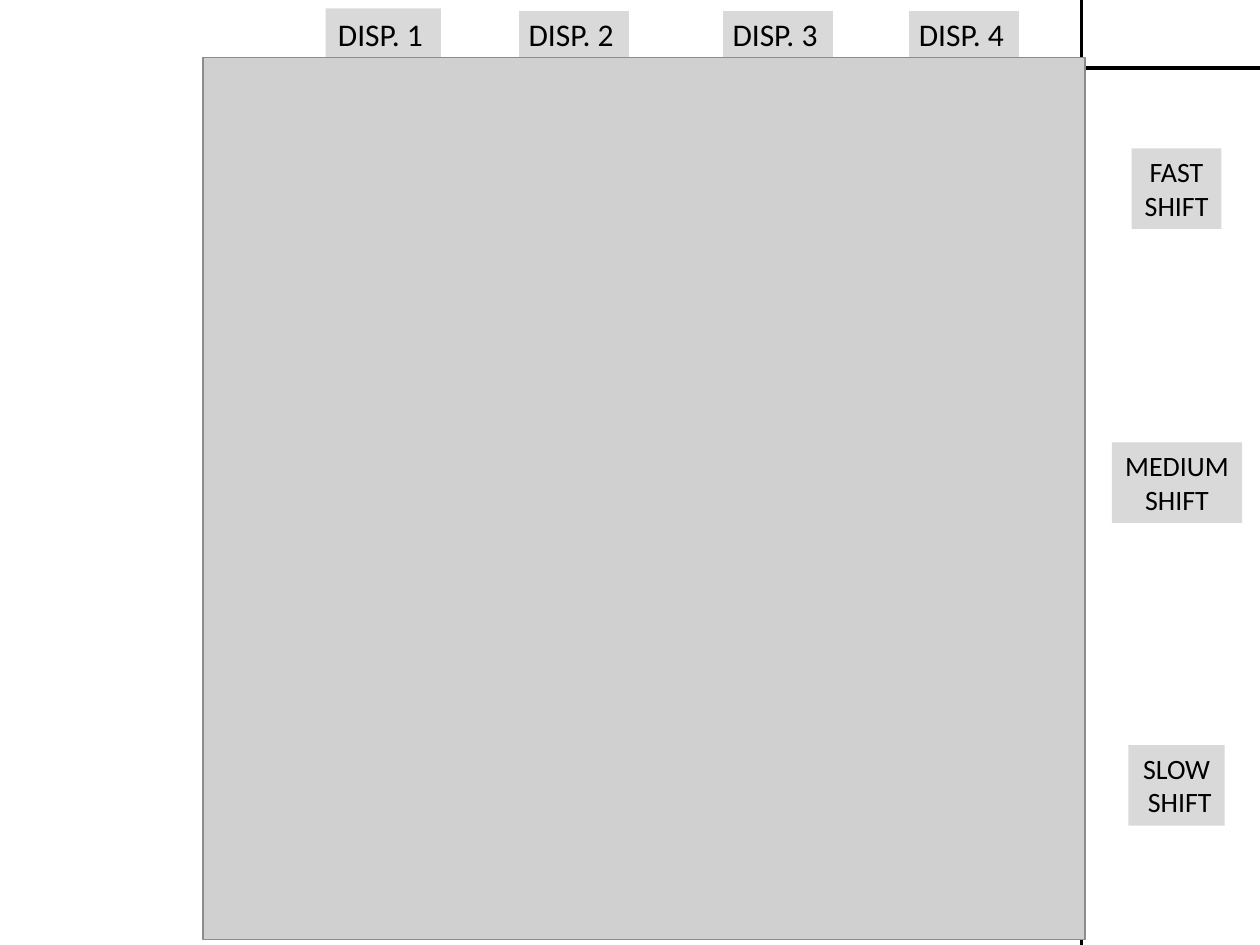
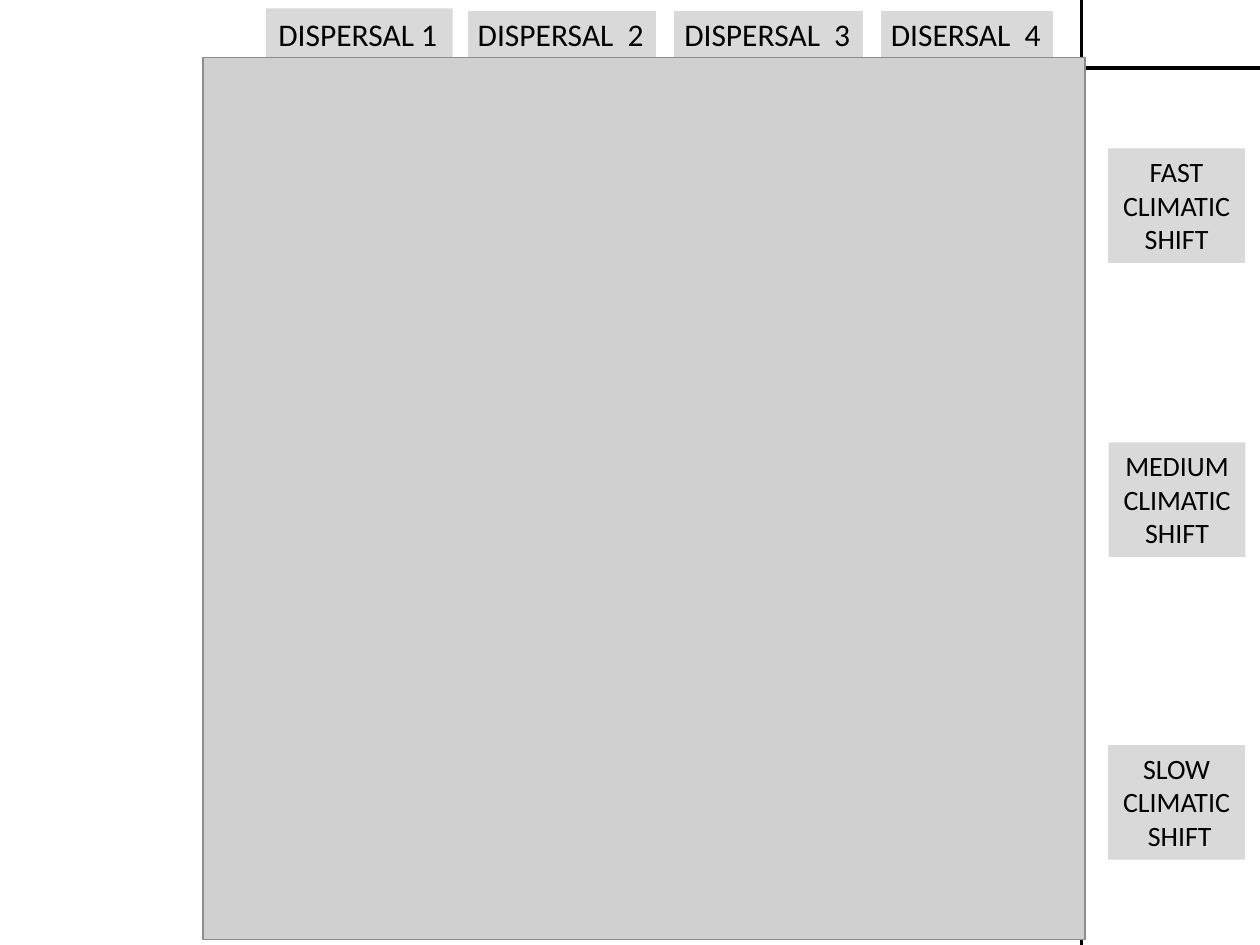
Before and after one commit to annaeklof/rangeshift_single_species, a slide deck: slide 4 of Figures/midFigs.pptx. Drawn at 1260x945 pixels with LibreOffice and Linux fonts; fonts in the diff are those of the drawing; grey boxes stand for pictures. Boxes give left, top, right and bottom in pixels: in the first picture for what was removed or moved away, otherwise in the second. Text is boxed around its words. In the diff, an @@ line names an element or a change of style, - is before the commit and + after.

```diff
--- a/Figures/midFigs.pptx
+++ b/Figures/midFigs.pptx
@@ rectangle "DISPERSAL 1": place and size @@
-rectangle "DISPERSAL 1" at (325, 9, 441, 59)
+rectangle "DISPERSAL 1" at (266, 9, 452, 59)
@@ text in rectangle at (278, 25, 437, 47): text changed @@
-DISP. 1
+DISPERSAL 1
@@ rectangle "DISPERSAL 2": place and size @@
-rectangle "DISPERSAL 2" at (517, 9, 633, 59)
+rectangle "DISPERSAL 2" at (465, 9, 659, 59)
@@ text in rectangle at (478, 25, 644, 47): text changed @@
-DISP. 2
+DISPERSAL 2
@@ rectangle "DISPERSAL 3": place and size @@
-rectangle "DISPERSAL 3" at (721, 9, 837, 59)
+rectangle "DISPERSAL 3" at (672, 9, 866, 59)
@@ text in rectangle at (684, 25, 850, 47): text changed @@
-DISP. 3
+DISPERSAL 3
@@ rectangle "DISERSAL 4": place and size @@
-rectangle "DISERSAL 4" at (906, 9, 1022, 59)
+rectangle "DISERSAL 4" at (878, 9, 1056, 59)
@@ text in rectangle at (891, 25, 1041, 47): text changed @@
-DISP. 4
+DISERSAL 4
@@ rectangle "FAST": place and size @@
-rectangle "FAST" at (1131, 149, 1221, 229)
+rectangle "FAST" at (1108, 149, 1245, 263)
@@ text in rectangle at (1123, 198, 1230, 216): paragraph added @@
+CLIMATIC
@@ rectangle "MEDIUM": place and size @@
-rectangle "MEDIUM" at (1111, 442, 1241, 523)
+rectangle "MEDIUM" at (1109, 442, 1246, 557)
@@ text in rectangle at (1124, 492, 1231, 510): paragraph added @@
+CLIMATIC
@@ rectangle "SLOW": place and size @@
-rectangle "SLOW" at (1129, 745, 1225, 825)
+rectangle "SLOW" at (1109, 745, 1246, 859)
@@ text in rectangle at (1123, 794, 1230, 812): paragraph added @@
+CLIMATIC
```
Also in this commit, not shown: 1 other slide changed, 41 other files.
